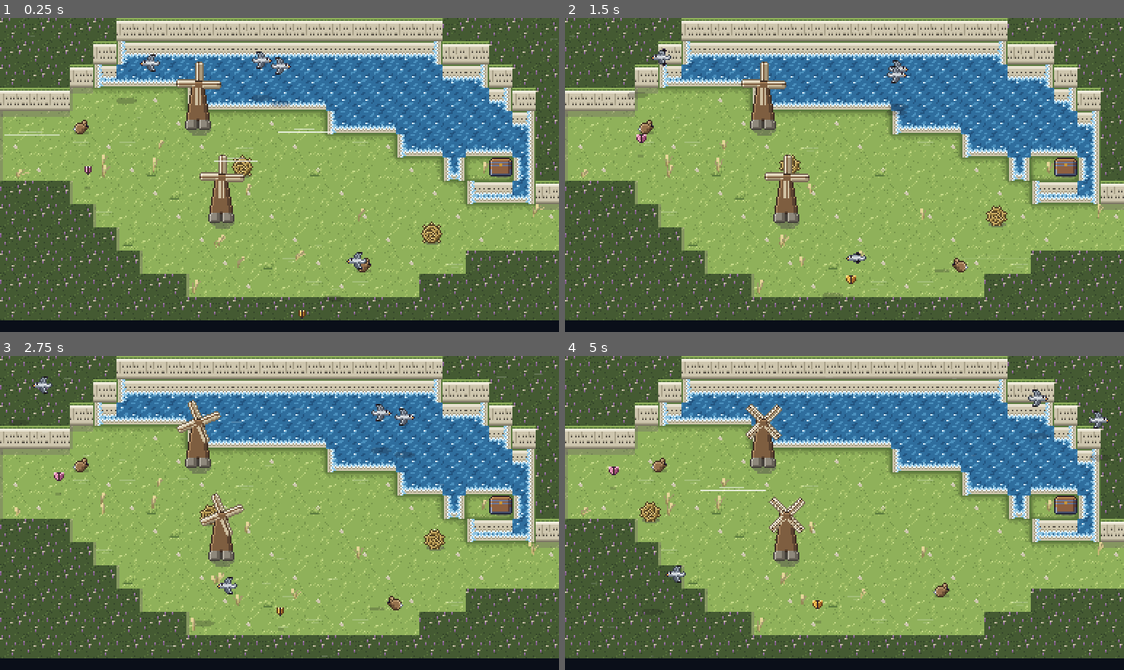
Above: before the commit, frames 1-4 (two rows, left to right).
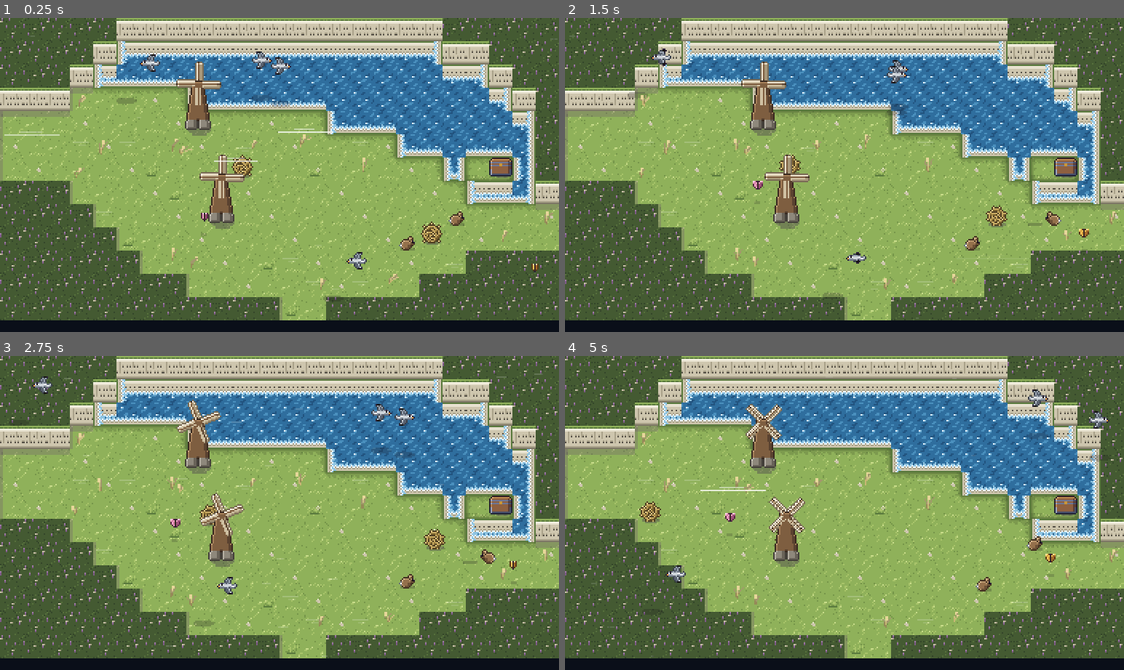
Above: after the commit, the same moments.

Repository: ashciraulo/Leviathan
Game: Godot game, scene res://rooms/room_6_-4.tscn
Same seed, same stepped clock (60 frames per second), same inputs: the game is played once before the commit and once after it. This scene is started directly instead of the project's main scene.
Inputs (mouse positions are in pixels of both pictures, inside the frame that each line leads up to):
- Up to frame 1 (0.25 s): no input
- Up to frame 2 (1.5 s): tap Enter (ui_accept) at 0.5, 0.77, 1.07 s; move the mouse to (967, 159) at 0.52 s; hold D (move_right) 0.53-1.25 s; hold J (attack) 0.53-1.25 s; click (967, 159) at 0.67 s; drag from (732, 190) to (995, 215) at 1.27 s
- Up to frame 3 (2.75 s): move the mouse to (335, 443) at 2.02 s; hold D (move_right) from 2.03 s (still down); hold K (interact) from 2.03 s (still down)
- Up to frame 4 (5 s): release D (move_right) at 2.75 s; release K (interact) at 2.75 s; drag from (816, 575) to (771, 516) at 2.77 s; move the mouse to (1012, 560) at 3.52 s; hold A (move_left) 3.53-4.25 s; hold I (item_2) 3.53-4.25 s; tap Enter (ui_accept) at 3.77, 4.07 s; drag from (676, 465) to (760, 434) at 4.27 s

The runs differ from the first frame. In frame 1, 1.7% of the frame differs, in the area x 2-99%, y 24-97%; in frame 2, 1.9%; in frame 3, 1.9%; in frame 4, 1.9%.

Commit message:
Regional caves: Clinker Vault above Ember Ridge, Sailwind Gallery under Windmere
The Clinker Vault (8,-4): a lava cave with two braziers out on islets,
hook posts out and back, bars over a glint chest. The Sailwind Gallery
(6,-3): a ledge over open sky too wide to glide, crossed on a fan's
stream; a second fan blows Wren home. world_rooms.py now models a
glide launched down a fan's stream (> <).

Co-Authored-By: Claude Opus 5.5 <noreply@anthropic.com>
Claude-Session: https://claude.ai/code/session_01UYEn5XZXkHTUvmfLbrhNvJ

Diff:
--- a/locale/strings.csv
+++ b/locale/strings.csv
@@ -557,6 +557,8 @@
 ROOM_WRECKERS_STAIR,Wreckers' Stair
 ROOM_WRECKERS_HOLD,Wreckers' Hold
 ROOM_SALTPAN_HOLLOW,Saltpan Hollow
+ROOM_CLINKER_VAULT,Clinker Vault
+ROOM_SAILWIND_GALLERY,Sailwind Gallery
 ROOM_BLEACHED_STRAND,Bleached Strand
 ROOM_RIB_HOLLOW,Rib Hollow
 ROOM_SKULL_RISE,Skull Rise
--- /dev/null
+++ b/rooms/room_6_-3.tscn
@@ -0,0 +1,23 @@
+[gd_scene load_steps=2 format=3]
+
+[ext_resource type="Script" path="res://scripts/world/room.gd" id="1_room"]
+
+[node name="Room" type="Node2D"]
+script = ExtResource("1_room")
+name_key = "ROOM_SAILWIND_GALLERY"
+biome = "windmere"
+chest_item = "glint"
+chest_count = 150
+layout = "############..##########
+###########....#########
+##..............########
+#......___________.....#
+#......___________...C.#
+#>.....___________.....#
+#......___________.....#
+#......___________.....#
+#...t..___________.....#
+#......___________....<#
+#......___________.....#
+########################
+########################"
--- a/rooms/room_6_-4.tscn
+++ b/rooms/room_6_-4.tscn
@@ -21,4 +21,4 @@
 #####.............t.....
 ######..............####
 ########..........######
-########################"
+############..##########"
--- a/rooms/room_8_-3.tscn
+++ b/rooms/room_8_-3.tscn
@@ -7,7 +7,7 @@
 name_key = "ROOM_EMBER_RIDGE"
 biome = "cinderreach"
 chest_item = "jar"
-layout = "########################
+layout = "###########..###########
 #...####........########
 #C..Y.............######
 ####......~~~~......####
--- /dev/null
+++ b/rooms/room_8_-4.tscn
@@ -0,0 +1,25 @@
+[gd_scene load_steps=2 format=3]
+
+[ext_resource type="Script" path="res://scripts/world/room.gd" id="1_room"]
+
+[node name="Room" type="Node2D"]
+script = ExtResource("1_room")
+name_key = "ROOM_CLINKER_VAULT"
+biome = "cinderreach"
+cave = true
+gate = "braziers"
+chest_item = "glint"
+chest_count = 150
+layout = "########################
+##########..C.##########
+##########....##########
+###^^^^^###||###^^^^^###
+##^^^^^^^........^^^^^##
+#^.j^^^^^........^^^.j^#
+#^O.^^^^.........^^^.O^#
+#^..^^^^.O....O..^^^..^#
+#^^^^^^^.........^^^^^^#
+##^^^^..e.......e...^^##
+###^^..........y...^^###
+#####..............#####
+###########..###########"
--- a/tests/screenshots.gd
+++ b/tests/screenshots.gd
@@ -87,6 +87,10 @@
 			Vector2i(3, 4): ["rcave_wreckers_hold", Vector2i(1, 9)],
 			Vector2i(9, 1): ["rcave_saltpan_way_in", Vector2i(7, 9)],
 			Vector2i(9, 2): ["rcave_saltpan_hollow", Vector2i(7, 2)],
+			Vector2i(8, -3): ["rcave_clinker_way_in", Vector2i(11, 2)],
+			Vector2i(8, -4): ["rcave_clinker_vault", Vector2i(11, 10)],
+			Vector2i(6, -4): ["rcave_sailwind_way_in", Vector2i(12, 10)],
+			Vector2i(6, -3): ["rcave_sailwind_gallery", Vector2i(4, 5)],
 		})
 		SaveManager.delete_save()
 		SaveManager.restore_aside(TEST_SLOT, "testbackup")
--- a/tests/smoke_test.gd
+++ b/tests/smoke_test.gd
@@ -4252,10 +4252,57 @@
 	await _wait(0.1)
 	_check(hold.get_node_or_null("Tide") != null and hold.chest_item == "glint", "Wreckers' Hold is tidal, with a glint chest")
 	hold.queue_free()
-	for coord: Vector2i in [Vector2i(0, 1), Vector2i(2, -4), Vector2i(1, -4), Vector2i(2, 4), Vector2i(3, 4), Vector2i(9, 2)]:
+	for coord: Vector2i in [Vector2i(0, 1), Vector2i(2, -4), Vector2i(1, -4), Vector2i(2, 4), Vector2i(3, 4), Vector2i(9, 2), Vector2i(8, -4)]:
 		var probe: Room = (load("res://rooms/room_%d_%d.tscn" % [coord.x, coord.y]) as PackedScene).instantiate()
 		_check(probe.cave, "%s is a cave" % coord)
 		probe.free()
+	await _wait(0.1)
+	# The Clinker Vault: two braziers out on lava islets, hook posts there and back.
+	GameState.reset_new_game()
+	var vault: Room = (load("res://rooms/room_8_-4.tscn") as PackedScene).instantiate()
+	add_child(vault)
+	await _wait(0.2)
+	var fires := _child_of(vault, Brazier)
+	bars = _child_of(vault, Bars)
+	var rows := Room.parse_layout(vault.layout)
+	_check(vault.gate == "braziers" and fires.size() == 2 and bars.size() == 2 and not bars[0].is_open, "the Clinker Vault bars its chest behind two braziers")
+	_check(rows[6].substr(2, 7) == "O.^^^^." and rows[6].substr(16, 6) == ".^^^.O" and rows[7][9] == "O" and rows[7][14] == "O", "each islet has a hook post out and one back")
+	for brazier in fires:
+		brazier.light(true)
+	await _wait(0.3)
+	_check(bars[0].is_open and bars[1].is_open, "both braziers lit open the vault")
+	vault.queue_free()
+	await _wait(0.1)
+	# The Sailwind Gallery: too wide to glide, but a fan's stream carries Wren
+	# over the sky to the chest ledge, and another blows them home.
+	GameState.reset_new_game()
+	GameState.give_item("kite_cloak", 1, false)
+	GameState.set_checkpoint(Vector2i(6, -3), Vector2(4 * Room.TILE + 8, 5 * Room.TILE + 12))
+	var game: Node = (load("res://scenes/game.tscn") as PackedScene).instantiate()
+	add_child(game)
+	await _wait(0.4)
+	var gallery: Room = game.current_room
+	var player: Player = game.player
+	var before := GameState.bubbles
+	var ends: Array[Vector2] = []
+	for ride: Array in [[Vector2i(4, 5), Vector2.RIGHT], [Vector2i(20, 9), Vector2.LEFT]]:
+		player.global_position = _tile_pos(gallery, ride[0])
+		player.facing = ride[1]
+		await _wait(0.1)
+		player.use_item("kite_cloak")
+		await _wait(3.0)
+		ends.append(player.global_position - gallery.global_position)
+	_check(gallery.coord == Vector2i(6, -3) and gallery.layout.count("_") > 80, "the Sailwind Gallery opens on a wide drop of sky")
+	_check(ends[0].x > 18 * Room.TILE, "the stream carries Wren over to the chest ledge (at %s)" % ends[0])
+	_check(ends[1].x < 7 * Room.TILE, "and the low stream blows them home (at %s)" % ends[1])
+	_check(GameState.bubbles == before and game.current_room == gallery, "both rides without a fall")
+	player.global_position = _tile_pos(gallery, Vector2i(5, 7))
+	player.facing = Vector2.RIGHT
+	await _wait(0.1)
+	player.use_item("kite_cloak")
+	await _wait(2.5)
+	_check(GameState.bubbles == before - 1, "off the stream, the glide falls short into the sky")
+	game.queue_free()
 	await _wait(0.1)
 
 
